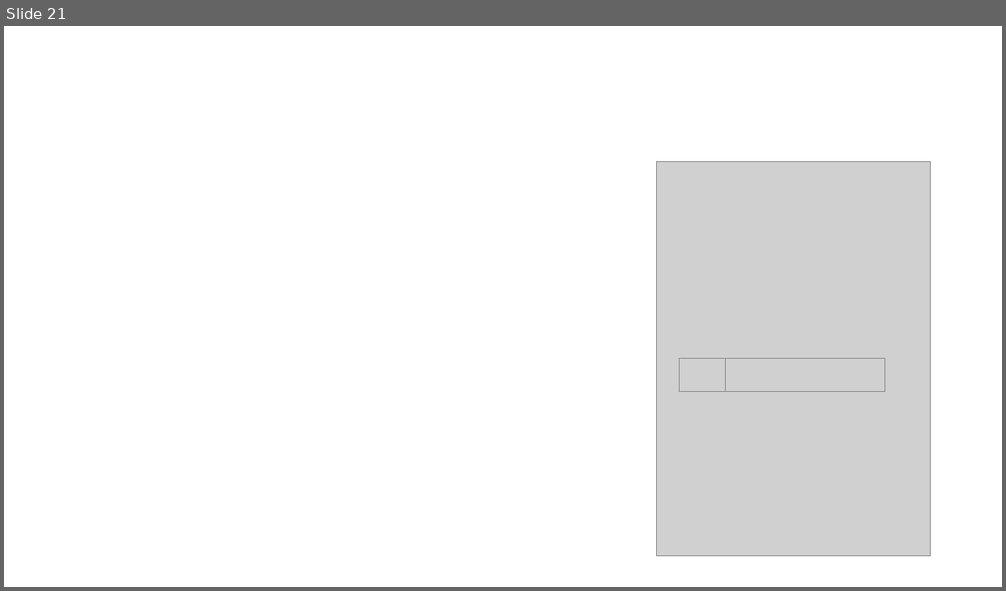
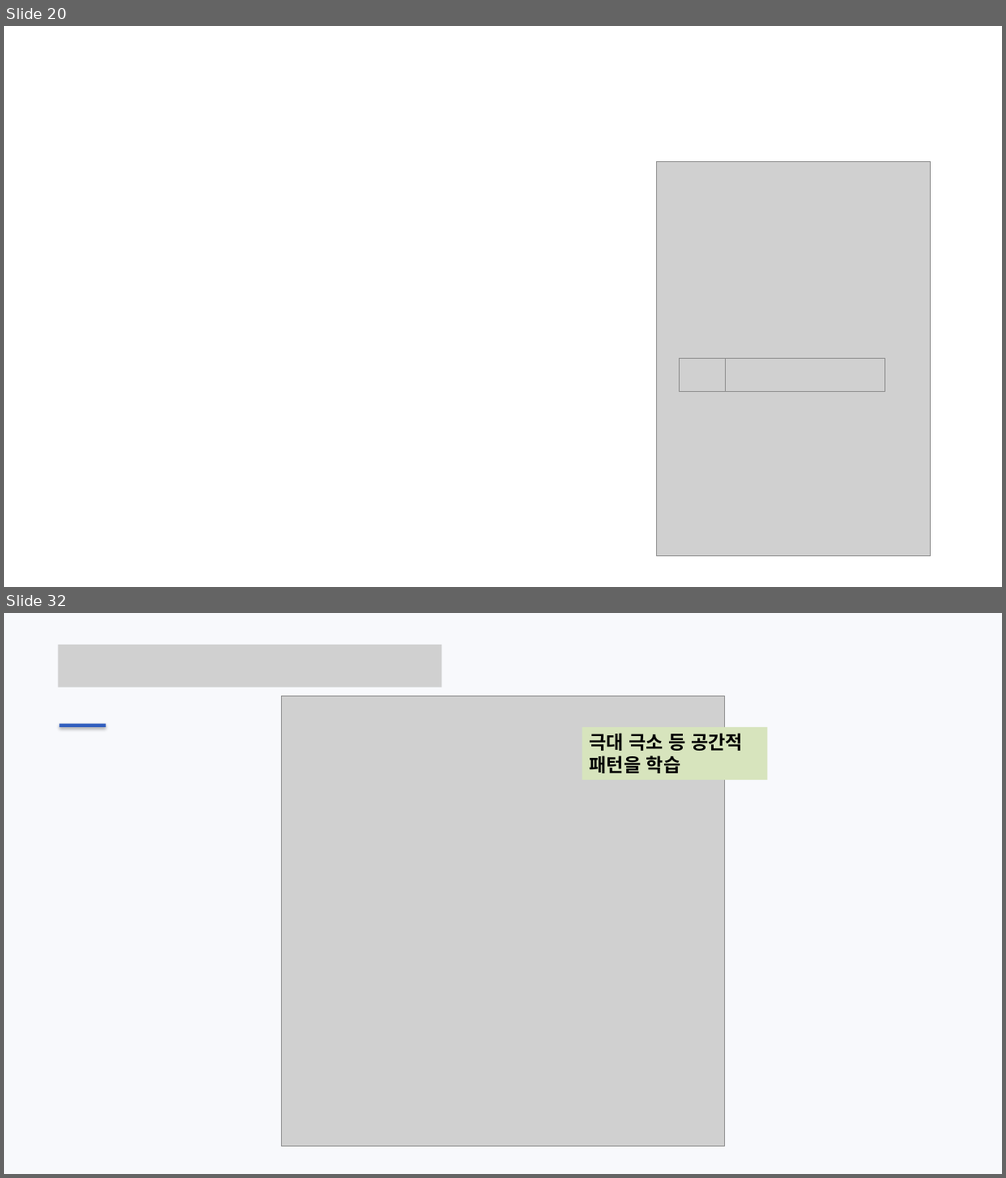
Before and after one commit to ohyunu525/KK-AI, a slide deck: Documents/보고서 파일.pptx. Shown one above the other, each under a label of ours: slide 21 before the commit, slides 20 and 32 after it; the slides between them are not shown. The pictures are 1006x591 and 1006x1178 pixels, drawn with LibreOffice and Linux fonts; fonts in the diff are those of the drawing; grey boxes stand for pictures; background and template pictures are left out. Boxes give left, top, right and bottom in pixels: in the first picture for what was removed or moved away, otherwise in the second. Text is boxed around its words. In the diff, an @@ line names an element or a change of style, - is before the commit and + after.

```diff
--- a/Documents/보고서 파일.pptx
+++ b/Documents/보고서 파일.pptx
@@ slide 32 added at box(4, 613, 1002, 1174), background #F8F9FC @@
@@ picture added at box(58, 645, 442, 687) @@
@@ picture added at box(282, 696, 725, 1147) @@
@@ rectangle added at box(59, 724, 106, 726), fill #315EBE @@
@@ rectangle added at box(582, 726, 768, 780), fill #D7E4BD, 18 pt, text #000000, bold @@
+극대 극소 등 공간적 패턴을 학습
@@ what was slide 21 is now slide 20 @@
```
Also in this commit, not shown: 5 slides changed, 10 other slides added, 2 slides removed, 3 other files.
